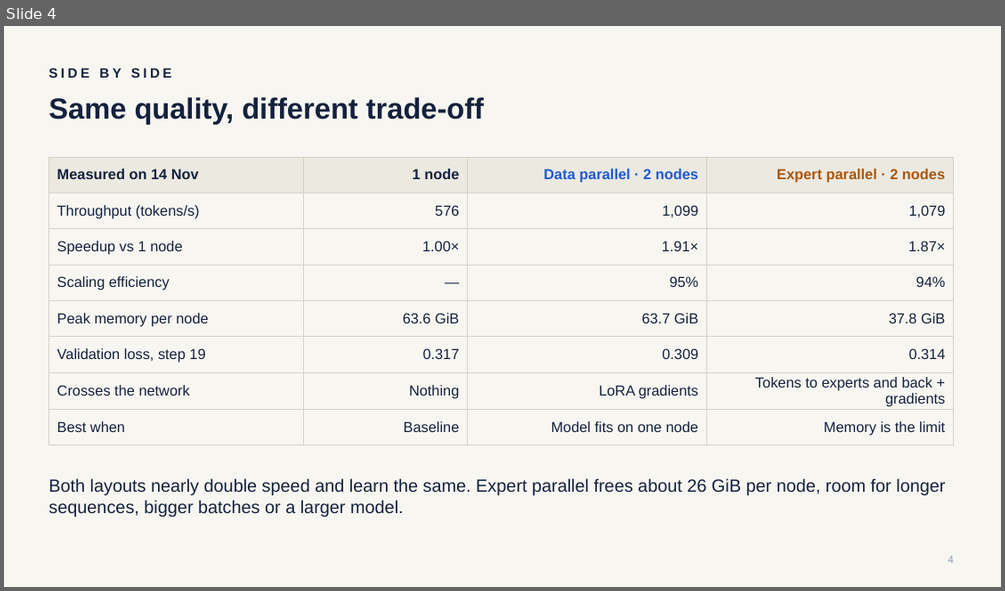
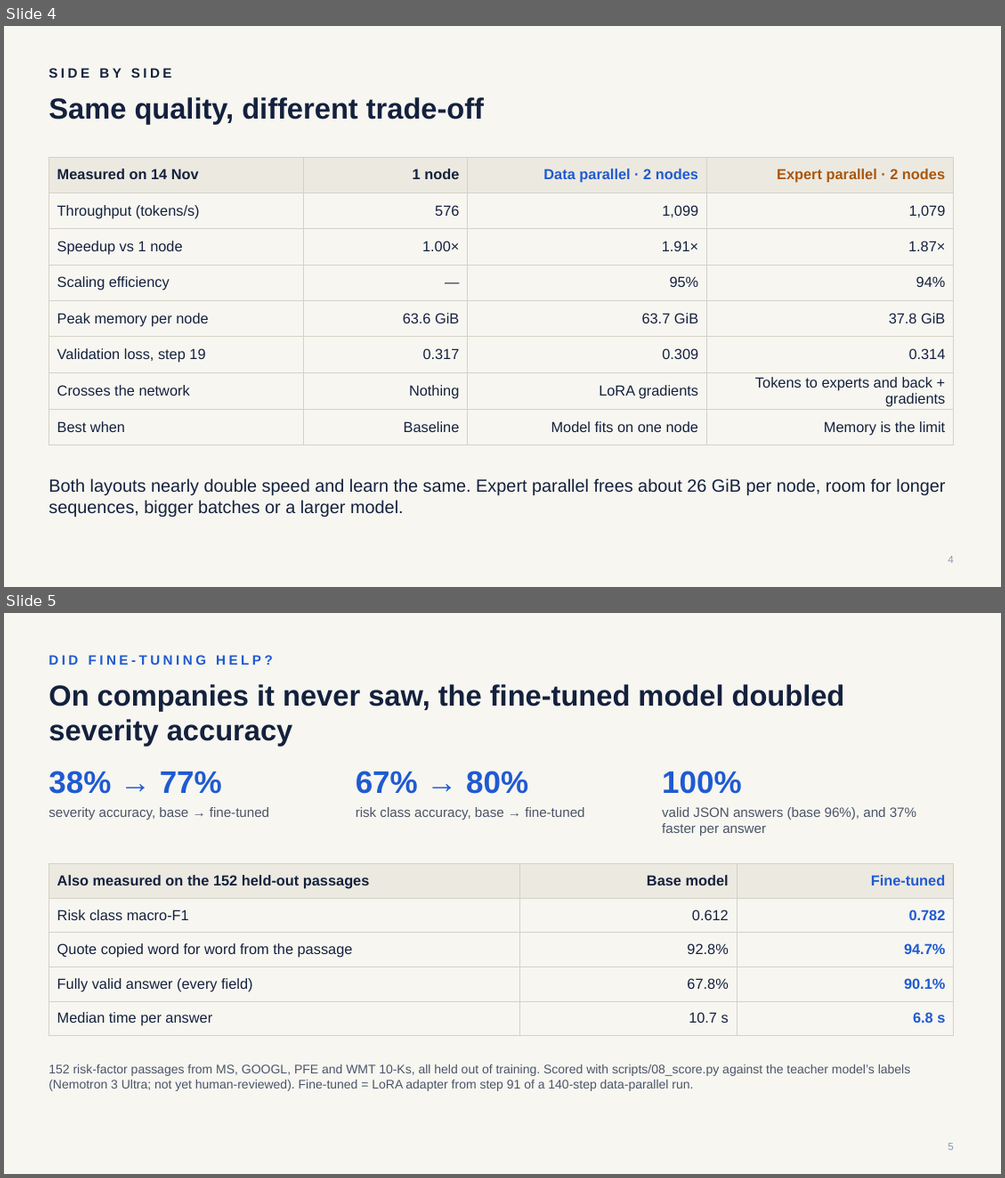
Before and after one commit to mkchoithani/hackathon-team9, a slide deck: reports/team9-data-vs-expert-parallel.pptx. Shown one above the other, each under a label of ours: slide 4 before the commit, slides 4 and 5 after it. The pictures are 1005x591 and 1005x1178 pixels, drawn with LibreOffice and Linux fonts; fonts in the diff are those of the drawing. Boxes give left, top, right and bottom in pixels: in the first picture for what was removed or moved away, otherwise in the second. Text is boxed around its words. In the diff, an @@ line names an element or a change of style, - is before the commit and + after.

```diff
--- a/reports/team9-data-vs-expert-parallel.pptx
+++ b/reports/team9-data-vs-expert-parallel.pptx
@@ slide 5 added at (4,613,1001,1174), background #F7F6F1 @@
@@ text added at (48,655,273,665), 13 pt, text #1F5AD1, bold @@
+DID FINE-TUNING HELP?
@@ title added at (48,684,845,746), 28 pt, text #14213D, bold @@
+On companies it never saw, the fine-tuned model doubled severity accuracy
@@ text added at (48,771,222,794), 30 pt, text #1F5AD1, bold @@
+38% → 77%
@@ text added at (356,771,528,794), 30 pt, text #1F5AD1, bold @@
+67% → 80%
@@ text added at (662,771,741,794), 30 pt, text #1F5AD1, bold @@
+100%
@@ text added at (48,807,269,819), 13 pt, text #4A5568 @@
+severity accuracy, base → fine-tuned
@@ text added at (356,807,584,819), 13 pt, text #4A5568 @@
+risk class accuracy, base → fine-tuned
@@ text added at (662,807,916,835), 13 pt, text #4A5568 @@
+valid JSON answers (base 96%), and 37% faster per answer
@@ table added at (48,863,954,1030), 5 rows, 3 columns @@
+Also measured on the 152 held-out passages | Base model | Fine-tuned
+Risk class macro-F1 | 0.612 | 0.782
+Quote copied word for word from the passage | 92.8% | 94.7%
+Fully valid answer (every field) | 67.8% | 90.1%
+Median time per answer | 10.7 s | 6.8 s
@@ text added at (48,1064,911,1091), 12 pt, text #4A5568 @@
+152 risk-factor passages from MS, GOOGL, PFE and WMT 10-Ks, all held out of training. Scored with scripts/08_score.py against the teacher model’s labels (Nemotron 3 Ultra; not yet human-reviewed). Fine-tuned = LoRA adapter from step 91 of a 140-step data-parallel run.
@@ page number added at (947,1143,953,1150), 10 pt, text #8C9AB3 @@
+5
```
